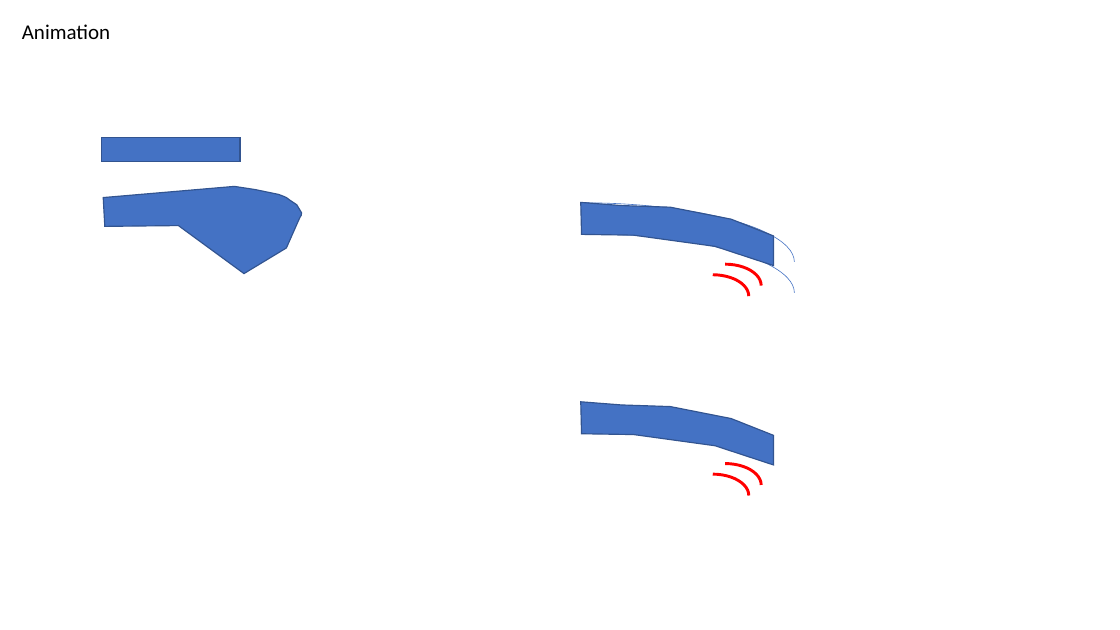
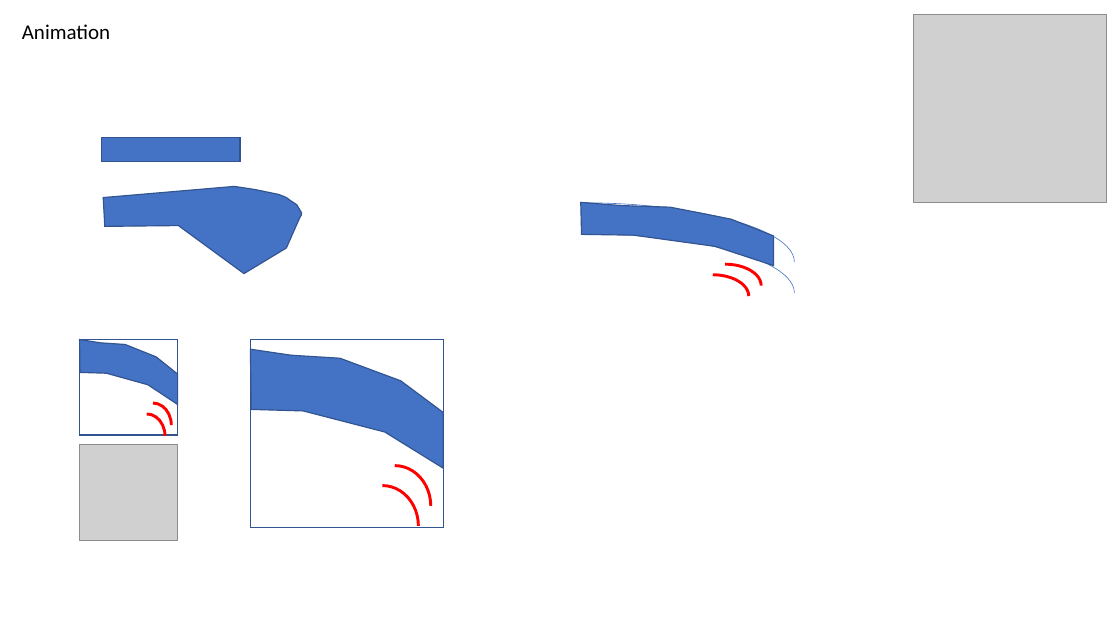
Before and after one commit to SteveDoyle2/pyNastran, a slide deck: slide 2 of pyNastran/gui/icons/pics.pptx. Drawn at 1120x630 pixels with LibreOffice and Linux fonts; fonts in the diff are those of the drawing; grey boxes stand for pictures. Boxes give left, top, right and bottom in pixels: in the first picture for what was removed or moved away, otherwise in the second. Text is boxed around its words. In the diff, an @@ line names an element or a change of style, - is before the commit and + after.

```diff
--- a/pyNastran/gui/icons/pics.pptx
+++ b/pyNastran/gui/icons/pics.pptx
@@ picture added at bbox=[914, 15, 1107, 202] @@
@@ rectangle added at bbox=[80, 339, 178, 435], outline #325491 1 pt @@
@@ freeform shape added at bbox=[80, 339, 178, 404], fill #4472C4, outline #325491 1 pt @@
@@ freeform shape: place and size @@
-freeform shape at bbox=[581, 402, 774, 465]
+freeform shape at bbox=[250, 350, 444, 469]
@@ rectangle added at bbox=[250, 339, 444, 527], outline #325491 1 pt @@
@@ arc (boxed as its full ellipse) added at bbox=[129, 414, 166, 458], outline #FF0000 2.5 pt @@
@@ arc (boxed as its full ellipse) added at bbox=[134, 403, 171, 447], outline #FF0000 2.5 pt @@
@@ picture added at bbox=[80, 444, 178, 540] @@
@@ arc (boxed as its full ellipse): place and size @@
-arc (boxed as its full ellipse) at bbox=[689, 464, 761, 507]
+arc (boxed as its full ellipse) at bbox=[359, 465, 431, 546]
@@ arc (boxed as its full ellipse): place and size @@
-arc (boxed as its full ellipse) at bbox=[677, 474, 749, 517]
+arc (boxed as its full ellipse) at bbox=[346, 486, 418, 566]
```
Also in this commit, not shown: 1 other slide changed, 2 other files.
